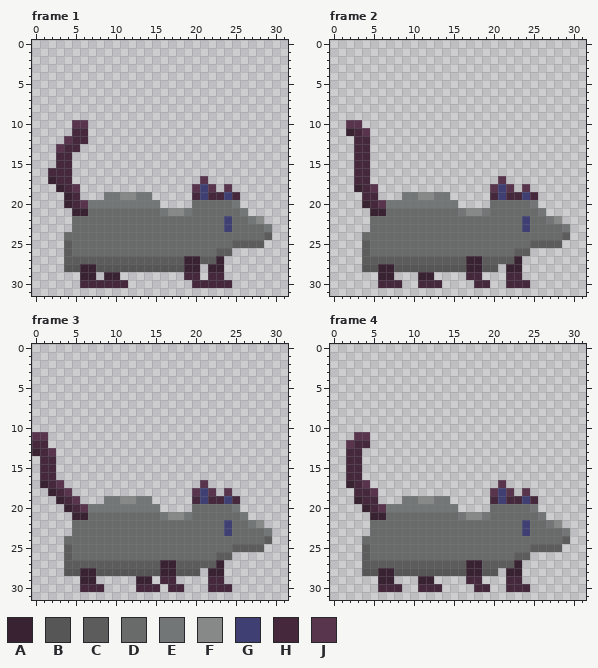
Pixel-art file -- Assets/Graphics/grey_rat.aseprite. The picture above was drawn from the file before the commit.
32x32 pixels, 8 frames. Shown: frame 1, frame 2, frame 3, frame 4. The old version is drawn lined up with the new one. The commit also changed other frames, which this record leaves out.
Visible layers, top first: "Layer 2", "Layer 1".
Palette (. is transparent): A #392232  B #565656  C #5c5c5c  D #696a6a  E #737676  F #878989  G #3f3f74  H #45283c  J #58354d
Pixels before, frame 1, first column x 2:
10 ...JJ.......................
11 ...HH.......................
12 ..JHH.......................
13 .JHH........................
14 .HH.........................
15 .HH.........................
16 HHH.........................
17 AHH................J........
18 .AHJ..............JGJ.J.....
19 ..AH...EEFFEE.....HGHHGH....
20 ..AHJEEEEEEEEE....DDDDDE....
21 ...AADDDDDDDDDEFFEDDDDDDE...
22 ...DDDDDDDDDDDDDDDDDDDGDDEF.
23 ...DDDDDDDDDDDDDDDDDDDGDDDDE
24 ..DDDDDDDDDDDDDDDDDDDDDDDDDC
25 ..CDDDDDDDDDDDDDDDDDDDDCCCC.
26 ..CDDDDDDDDDDDDDDDDDDCC.....
27 ..CCCCCCCCCCCCCCCAACCA......
28 ..BBAABBBBBBBBBBBAA.AA......
29 ....AA.AA........HH.HH......
30 ....HHHHHH........HHHHH.....
Pixels before, frame 2, first column x 2:
10 JJ..........................
11 AHJ.........................
12 .HH.........................
13 .HH.........................
14 .HH.........................
15 .HH.........................
16 .HH.........................
17 .HH................J........
18 .AHJ..............JGJ.J.....
19 ..HH...EEFFEE.....HGHHGH....
20 ..AHJEEEEEEEEE....DDDDDE....
21 ...AADDDDDDDDDEFFEDDDDDDE...
22 ...DDDDDDDDDDDDDDDDDDDGDDEF.
23 ...DDDDDDDDDDDDDDDDDDDGDDDDE
24 ..DDDDDDDDDDDDDDDDDDDDDDDDDC
25 ..CDDDDDDDDDDDDDDDDDDDDCCCC.
26 ..CDDDDDDDDDDDDDDDDDDCC.....
27 ..CCCCCCCCCCCCCAACCCCA......
28 ..BBAABBBBBBBBBAABB.AA......
29 ....AA...AA....HH...HH......
30 ....HHH..HHH....HH..HHH.....
Pixels before, frame 3, first column x 0:
11 JJ............................
12 HH............................
13 AHJ...........................
14 .HH...........................
15 .HH...........................
16 .HH...........................
17 .AHJ.................J........
18 ..AHJ...............JGJ.J.....
19 ...AHJ...EEFFEE.....HGHHGH....
20 ....AHJEEEEEEEEE....DDDDDE....
21 .....AADDDDDDDDDEFFEDDDDDDE...
22 .....DDDDDDDDDDDDDDDDDDDGDDEF.
23 .....DDDDDDDDDDDDDDDDDDDGDDDDE
24 ....DDDDDDDDDDDDDDDDDDDDDDDDDC
25 ....CDDDDDDDDDDDDDDDDDDDDCCCC.
26 ....CDDDDDDDDDDDDDDDDDDCC.....
27 ....CCCCCCCCCCCCAACCCCCA......
28 ....BBAABBBBBBBBAABBB.AA......
29 ......AA.....AA.HH....HH......
30 ......HHH....HHH.HH...HHH.....
Pixels before, frame 4, first column x 2:
11 .JJ.........................
12 JHH.........................
13 HH..........................
14 HH..........................
15 HH..........................
16 HH..........................
17 AHJ................J........
18 .HHJ..............JGJ.J.....
19 .AHH...EEFFEE.....HGHHGH....
20 ..AHJEEEEEEEEE....DDDDDE....
21 ...AADDDDDDDDDEFFEDDDDDDE...
22 ...DDDDDDDDDDDDDDDDDDDGDDEF.
23 ...DDDDDDDDDDDDDDDDDDDGDDDDE
24 ..DDDDDDDDDDDDDDDDDDDDDDDDDC
25 ..CDDDDDDDDDDDDDDDDDDDDCCCC.
26 ..CDDDDDDDDDDDDDDDDDDCC.....
27 ..CCCCCCCCCCCCCAACCCCA......
28 ..BBAABBBBBBBBBAABB.AA......
29 ....AA...AA....HH...HH......
30 ....HHH..HHH....HH..HHH.....
The result:
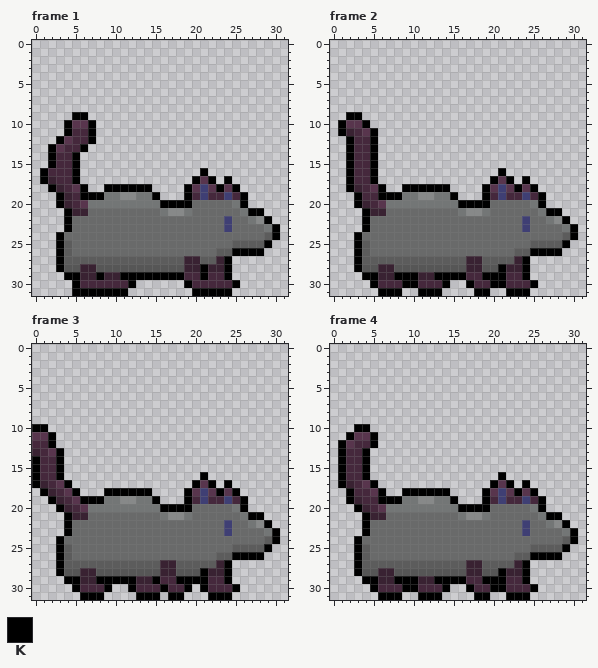
Colours new in this view: K #000000
Change:
whole drawing moved by +0,-1 (the old picture is shown already moved)
Changed rows in their new state; - is an unchanged pixel.
Frame 1:
first column x 1:
 9 ----KK------------------------
10 ---K--K-----------------------
11 ---K--K-----------------------
12 --K---K-----------------------
13 -K---K------------------------
14 -K--K-------------------------
15 -K--K-------------------------
16 K---K---------------K---------
17 K---K--------------K-K-K------
18 -K---K--KKKKKK----K---K-K-----
19 --K--KKK------K---K------K----
20 --K------------KKKK------K----
21 ---K----------------------KK--
22 ---K------------------------K-
23 ---K-------------------------K
24 --K--------------------------K
25 --K-------------------------K-
26 --K---------------------KKKK--
27 --K--------------------K------
28 --K-----------------K--K------
29 ---KK--K--KKKKKKKK--K--K------
30 ----K------K------K-----K-----
31 ----KKKKKKK--------KKKKK------
Frame 2:
first column x 1:
 9 -KK---------------------------
10 K--K--------------------------
11 K---K-------------------------
12 -K--K-------------------------
13 -K--K-------------------------
14 -K--K-------------------------
15 -K--K-------------------------
16 -K--K---------------K---------
17 -K--K--------------K-K-K------
18 -K---K--KKKKKK----K---K-K-----
19 --K--KKK------K---K------K----
20 --K------------KKKK------K----
21 ---K----------------------KK--
22 ---K------------------------K-
23 ---K-------------------------K
24 --K--------------------------K
25 --K-------------------------K-
26 --K---------------------KKKK--
27 --K--------------------K------
28 --K-----------------K--K------
29 ---KK--KKK--KKKK--KKK--K------
30 ----K---KK---K--K--KK---K-----
31 -----KKK--KKK----KK--KKK------
Frame 3:
first column x 0:
10 KK-----------------------------
11 --K----------------------------
12 --K----------------------------
13 ---K---------------------------
14 K--K---------------------------
15 K--K---------------------------
16 K--K-----------------K---------
17 K---K---------------K-K-K------
18 -K---K---KKKKKK----K---K-K-----
19 --K---KKK------K---K------K----
20 ---K------------KKKK------K----
21 ----K----------------------KK--
22 ----K------------------------K-
23 ----K-------------------------K
24 ---K--------------------------K
25 ---K-------------------------K-
26 ---K---------------------KKKK--
27 ---K--------------------K------
28 ---K-----------------K--K------
29 ----KK--KKKKK--K--KKKK--K------
30 -----K---K--K---K--K-K---K-----
31 ------KKK----KKK-KK---KKK------
Frame 4:
first column x 1:
10 --KK--------------------------
11 -K--K-------------------------
12 K---K-------------------------
13 K--K--------------------------
14 K--K--------------------------
15 K--K--------------------------
16 K--K----------------K---------
17 K---K--------------K-K-K------
18 -K---K--KKKKKK----K---K-K-----
19 -K---KKK------K---K------K----
20 --K------------KKKK------K----
21 ---K----------------------KK--
22 ---K------------------------K-
23 ---K-------------------------K
24 --K--------------------------K
25 --K-------------------------K-
26 --K---------------------KKKK--
27 --K--------------------K------
28 --K-----------------K--K------
29 ---KK--KKK--KKKK--KKK--K------
30 ----K---KK---K--K--KK---K-----
31 -----KKK--KKK----KK--KKK------
Pixel boxes of the changes (left, top, right, bottom) in both pictures:
added: (40, 112, 280, 296)
added: (338, 112, 578, 296)
added: (32, 424, 280, 600)
added: (338, 424, 578, 600)
